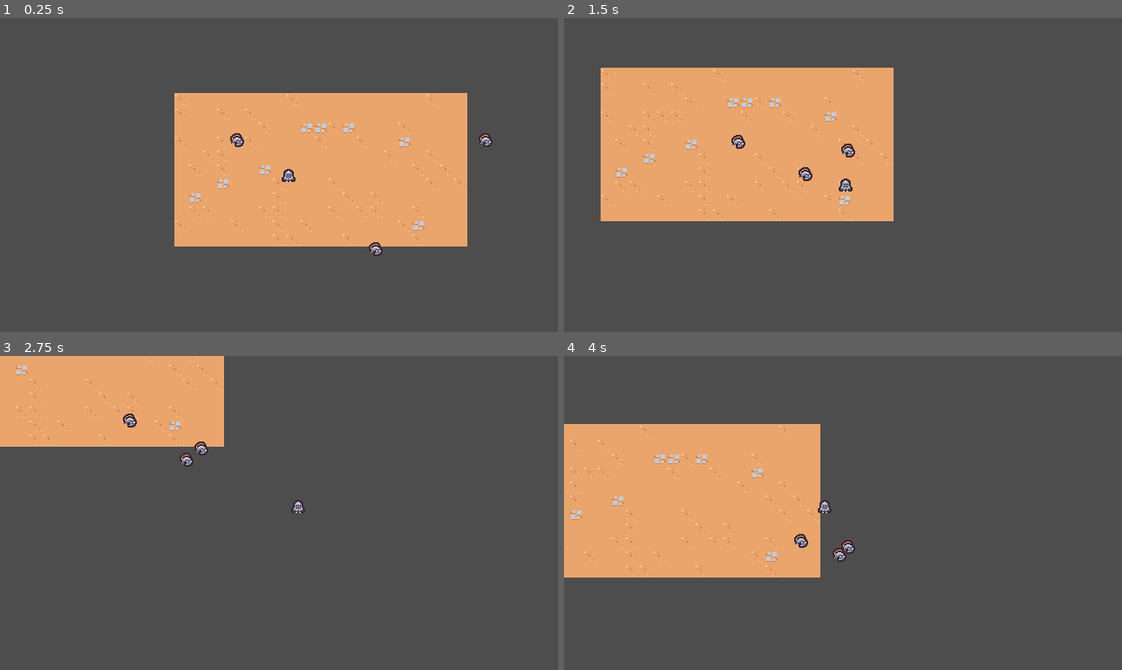
Above: before the commit, frames 1-4 (two rows, left to right).
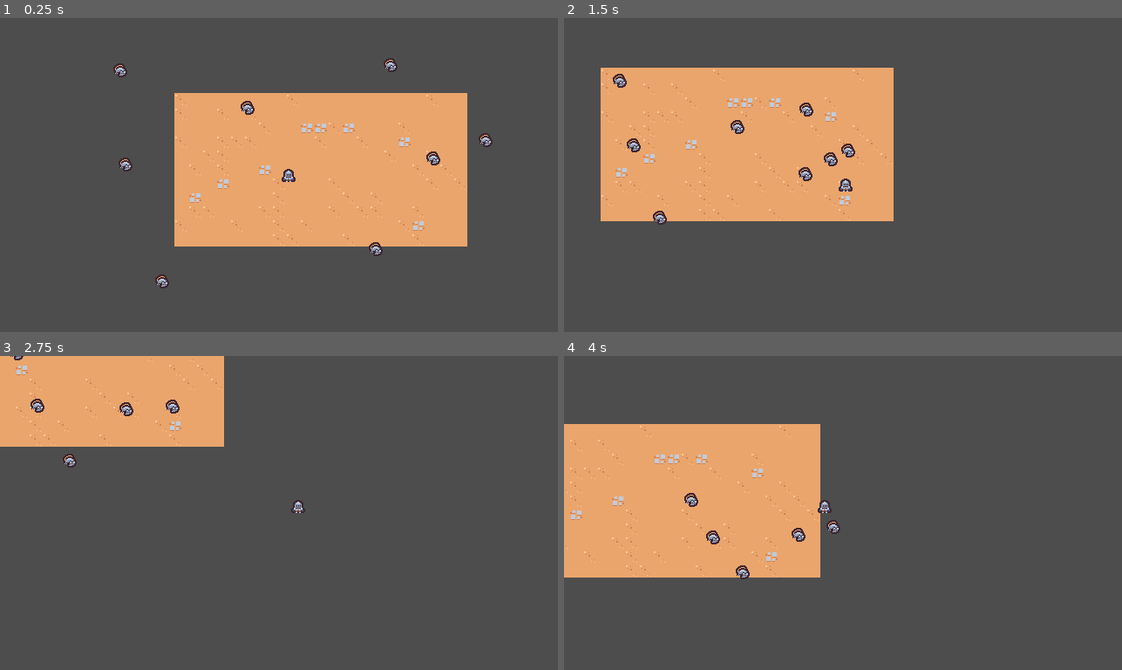
Above: after the commit, the same moments.

Repository: malefooo/godot-study
Game: Godot game, scene res://scenes/main/main.tscn
The game is run twice, just before and just after one commit, with the same random seed, the same clock (stepped at 60 frames per second) and the same inputs.
Inputs:
- Up to frame 1 (0.25 s): no input
- Up to frame 2 (1.5 s): hold D (move_right) 0.53-1.28 s; hold S (move_down) from 1.28 s (still down)
- Up to frame 3 (2.75 s): release S (move_down) at 2.03 s; hold D (move_right) from 2.03 s (still down)
- Up to frame 4 (4 s): release D (move_right) at 2.78 s; hold W (move_up) 2.78-3.53 s; hold A (move _left) from 3.53 s (still down)

The runs differ from the first frame. In frame 1, 0.6% of the frame differs, in the area x 20-79%, y 12-87%; in frame 2, 0.5%; in frame 3, 0.6%; in frame 4, 0.6%, in the area x 21-53%, y 43-72%.

Commit message:
第11节课

Diff:
--- a/project.godot
+++ b/project.godot
@@ -48,6 +48,12 @@
 ]
 }
 
+[layer_names]
+
+2d_physics/layer_1="Terrain"
+2d_physics/layer_2="Player"
+2d_physics/layer_3="Enemy"
+
 [rendering]
 
 textures/canvas_textures/default_texture_filter=0
--- a/scenes/ability/sword_ability/sword_ability.tscn
+++ b/scenes/ability/sword_ability/sword_ability.tscn
@@ -28,6 +28,18 @@
 "update": 0,
 "values": [Vector2(1, 1)]
 }
+tracks/2/type = "value"
+tracks/2/imported = false
+tracks/2/enabled = true
+tracks/2/path = NodePath("Area2D/CollisionShape2D:disabled")
+tracks/2/interp = 1
+tracks/2/loop_wrap = true
+tracks/2/keys = {
+"times": PackedFloat32Array(0),
+"transitions": PackedFloat32Array(1),
+"update": 1,
+"values": [true]
+}
 
 [sub_resource type="Animation" id="Animation_nokuu"]
 resource_name = "swing"
@@ -41,7 +53,7 @@
 tracks/0/loop_wrap = true
 tracks/0/keys = {
 "times": PackedFloat32Array(0, 0.2, 0.4, 0.75),
-"transitions": PackedFloat32Array(1, 1, 1.8025, 1),
+"transitions": PackedFloat32Array(1, 1, 3.605, 1),
 "update": 0,
 "values": [0.0, -0.174533, 3.14159, 0.0]
 }
@@ -52,10 +64,10 @@
 tracks/1/interp = 2
 tracks/1/loop_wrap = true
 tracks/1/keys = {
-"times": PackedFloat32Array(0, 0.1, 0.2, 0.3, 0.5, 0.75),
-"transitions": PackedFloat32Array(1, 1, 1, 1, 5.46416, 1),
+"times": PackedFloat32Array(0, 0.1, 0.2, 0.3, 0.4, 0.5, 0.75),
+"transitions": PackedFloat32Array(1, 1, 1, 2.82843, 2.14355, 2.21914, 1),
 "update": 0,
-"values": [Vector2(0, 0), Vector2(1.25, 1.25), Vector2(1, 1), Vector2(2, 2), Vector2(1, 1), Vector2(0, 0)]
+"values": [Vector2(0, 0), Vector2(1.25, 1.25), Vector2(1, 1), Vector2(2.5, 2.5), Vector2(2, 2), Vector2(1, 1), Vector2(0, 0)]
 }
 tracks/2/type = "method"
 tracks/2/imported = false
@@ -71,12 +83,27 @@
 "method": &"queue_free"
 }]
 }
+tracks/3/type = "value"
+tracks/3/imported = false
+tracks/3/enabled = true
+tracks/3/path = NodePath("Area2D/CollisionShape2D:disabled")
+tracks/3/interp = 1
+tracks/3/loop_wrap = true
+tracks/3/keys = {
+"times": PackedFloat32Array(0, 0.2, 0.4),
+"transitions": PackedFloat32Array(1, 1, 1),
+"update": 1,
+"values": [true, false, true]
+}
 
 [sub_resource type="AnimationLibrary" id="AnimationLibrary_7vvnd"]
 _data = {
 "RESET": SubResource("Animation_1gwmm"),
 "swing": SubResource("Animation_nokuu")
 }
+
+[sub_resource type="RectangleShape2D" id="RectangleShape2D_4adpd"]
+size = Vector2(30, 30)
 
 [node name="SwordAbility" type="Node2D"]
 
@@ -90,3 +117,12 @@
 position = Vector2(0, -4)
 rotation = -0.00407759
 texture = ExtResource("1_rj03v")
+
+[node name="Area2D" type="Area2D" parent="."]
+collision_layer = 4
+collision_mask = 0
+
+[node name="CollisionShape2D" type="CollisionShape2D" parent="Area2D"]
+position = Vector2(15, 0)
+shape = SubResource("RectangleShape2D_4adpd")
+disabled = true
--- a/scenes/ability/sword_ability_controller/sword_ability_controller.gd
+++ b/scenes/ability/sword_ability_controller/sword_ability_controller.gd
@@ -32,3 +32,7 @@
 	#var player = get_tree().get_first_node_in_group("player") as Node2D
 	player.get_parent().add_child(sword_instance)
 	sword_instance.global_position = enemies[0].global_position
+	sword_instance.global_position += Vector2.RIGHT.rotated(randf_range(0, TAU)) * 4
+
+	var enemy_direction = enemies[0].global_position - sword_instance.global_position
+	sword_instance.rotation = enemy_direction.angle()
--- a/scenes/basic_enemy/basic_enemy.gd
+++ b/scenes/basic_enemy/basic_enemy.gd
@@ -4,7 +4,7 @@
 
 # Called when the node enters the scene tree for the first time.
 func _ready():
-	pass # Replace with function body.
+	$Area2D.area_entered.connect(on_area_entered)
 
 
 # Called every frame. 'delta' is the elapsed time since the previous frame.
@@ -20,3 +20,6 @@
 	if player_nodes != null:
 		return (player_nodes.global_position - global_position).normalized()
 	return Vector2.ZERO
+
+func on_area_entered(other_area: Area2D):
+	queue_free()
--- a/scenes/basic_enemy/basic_enemy.tscn
+++ b/scenes/basic_enemy/basic_enemy.tscn
@@ -1,7 +1,10 @@
-[gd_scene load_steps=4 format=3 uid="uid://bvqxqum35ssgl"]
+[gd_scene load_steps=5 format=3 uid="uid://bvqxqum35ssgl"]
 
 [ext_resource type="Script" path="res://scenes/basic_enemy/basic_enemy.gd" id="1_q5v7k"]
 [ext_resource type="Texture2D" uid="uid://djakl6e7rl2qy" path="res://scenes/basic_enemy/basic_enemy.png" id="2_c3qvj"]
+
+[sub_resource type="CircleShape2D" id="CircleShape2D_v1fus"]
+radius = 12.0
 
 [sub_resource type="CircleShape2D" id="CircleShape2D_1agde"]
 radius = 5.0
@@ -10,6 +13,14 @@
 collision_layer = 0
 script = ExtResource("1_q5v7k")
 
+[node name="Area2D" type="Area2D" parent="."]
+collision_layer = 0
+collision_mask = 4
+
+[node name="CollisionShape2D" type="CollisionShape2D" parent="Area2D"]
+position = Vector2(0, -2)
+shape = SubResource("CircleShape2D_v1fus")
+
 [node name="Sprite2D" type="Sprite2D" parent="."]
 texture = ExtResource("2_c3qvj")
 offset = Vector2(0, -4)
--- a/scenes/main/main.tscn
+++ b/scenes/main/main.tscn
@@ -26,4 +26,19 @@
 position = Vector2(246, 194)
 
 [node name="BasicEnemy3" parent="." instance=ExtResource("5_wvp5n")]
-position = Vector2(57, 46)
+position = Vector2(-28, 231)
+
+[node name="BasicEnemy4" parent="." instance=ExtResource("5_wvp5n")]
+position = Vector2(316, 76)
+
+[node name="BasicEnemy5" parent="." instance=ExtResource("5_wvp5n")]
+position = Vector2(-78, -32)
+
+[node name="BasicEnemy6" parent="." instance=ExtResource("5_wvp5n")]
+position = Vector2(261, -42)
+
+[node name="BasicEnemy7" parent="." instance=ExtResource("5_wvp5n")]
+position = Vector2(-74, 84)
+
+[node name="BasicEnemy8" parent="." instance=ExtResource("5_wvp5n")]
+position = Vector2(75, 4)
Not shown: 1 places in scenes/ability/sword_ability/sword_ability.tscn that only renumber resources
